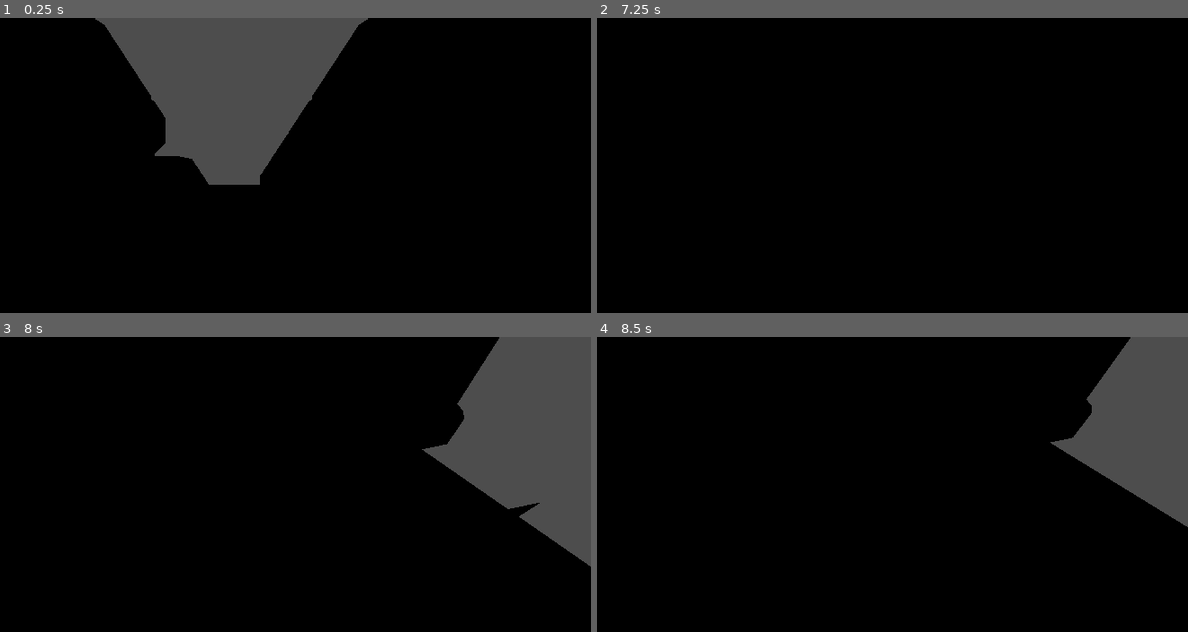
Above: before the commit, frames 1-4 (two rows, left to right).
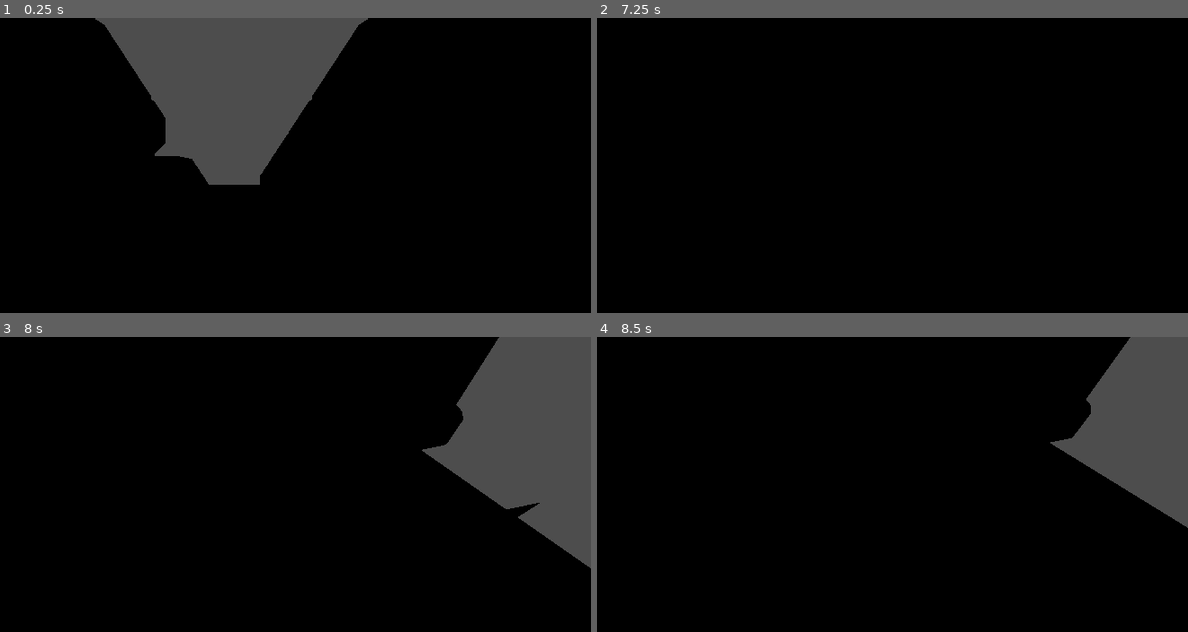
Above: after the commit, the same moments.

Repository: shionn/DungeonsOfWhisperia
Game: Godot game, scene res://Dungeon0.tscn
The game is run twice, just before and just after one commit, with the same random seed, the same clock (stepped at 60 frames per second) and the same inputs.
Inputs (mouse positions are in pixels of both pictures, inside the frame that each line leads up to):
- Up to frame 1 (0.25 s): no input
- Up to frame 2 (7.25 s): tap Enter at 0.5, 5, 6.5 s; move the mouse to (987, 197) at 0.52 s; hold D (move_right) 0.53-1.28 s; hold Right mouse button (move_camera) 0.53-1.28 s; click (987, 197) at 0.8 s; tap Space at 1.25, 5.75 s; move the mouse to (792, 221) at 1.27 s; hold S (move_back) 1.28-2.03 s; click (792, 221) at 1.35 s; right-click (792, 221) at 1.55 s; move the mouse to (898, 130) at 2.02 s; hold Right mouse button (move_camera) 2.03-2.78 s; hold D (move_right) 2.03-3.53 s; click (898, 130) at 2.3 s; move the mouse to (821, 224) at 2.77 s; tap W (move_front) at 2.85, 6.6 s; right-click (821, 224) at 3.05 s; move the mouse to (1046, 280) at 3.52 s; hold A (move_left) 3.53-5.03 s; click (1046, 280) at 3.6 s; move the mouse to (614, 159) at 4.27 s; right-click (614, 159) at 4.35 s; click (614, 159) at 4.42 s; move the mouse to (862, 218) at 5.02 s; hold S (move_back) 5.03-5.78 s; click (862, 218) at 5.1 s; move the mouse to (721, 118) at 5.77 s; hold D (move_right) from 5.78 s (still down); right-click (721, 118) at 5.85 s; click (721, 118) at 5.92 s; move the mouse to (987, 197) at 6.52 s; click (987, 197) at 6.8 s
- Up to frame 3 (8 s): keep holding D (move_right); tap Space at 7.25 s; move the mouse to (88, 558) at 7.27 s; click (88, 558) at 7.35 s; right-click (88, 558) at 7.55 s
- Up to frame 4 (8.5 s): move the mouse to (898, 449) at 8.02 s; release D (move_right) at 8.03 s; hold S (move_back) from 8.03 s (still down); hold Right mouse button (move_camera) from 8.03 s (still down); click (898, 449) at 8.3 s

Frames 1-2 are identical in both runs. In frame 3, 0.2% of the frame differs, in the area x 71-100%, y 0-79%; in frame 4, less than 0.1%.

Commit message:
Le joueur fait des animations d'attaque

Diff:
--- a/Dungeon0.tscn
+++ b/Dungeon0.tscn
@@ -1,5 +1,6 @@
 [gd_scene format=3 uid="uid://biry1imi3i5lg"]
 
+[ext_resource type="PackedScene" uid="uid://ddvg2rw2bunm2" path="res://Player.tscn" id="1_3uggc"]
 [ext_resource type="PackedScene" uid="uid://bwsb5rrn4rx5v" path="res://assets/kaykit/dungeon/floor/large/floor_tile_large.gltf.glb" id="1_acsvp"]
 [ext_resource type="PackedScene" uid="uid://ckdwjb642168f" path="res://assets/kaykit/dungeon/floor/large/floor_dirt_large.gltf.glb" id="2_yxr20"]
 [ext_resource type="PackedScene" uid="uid://c2gmjs5iylgc4" path="res://assets/kaykit/dungeon/wall/corner/wall_corner.gltf.glb" id="3_aalsr"]
@@ -14,13 +15,7 @@
 [ext_resource type="PackedScene" uid="uid://bsejwqpsa75o3" path="res://assets/kaykit/dungeon/wall/doorway/wall_doorway_Tsplit.gltf.glb" id="11_y04yx"]
 [ext_resource type="PackedScene" uid="uid://cffasie2ooey4" path="res://assets/kaykit/dungeon/wall/straight/wall_gated.gltf.glb" id="12_yxr20"]
 [ext_resource type="PackedScene" uid="uid://6vgbf4prfq4h" path="res://assets/kaykit/dungeon/bed/bed_floor.gltf.glb" id="13_aalsr"]
-[ext_resource type="Script" uid="uid://crpe0nst55m8b" path="res://PlayerG.gd" id="14_rhsgf"]
-[ext_resource type="PackedScene" uid="uid://hykjt2jo4gmo" path="res://assets/kaykit/character/Rogue_Hooded.glb" id="15_3uggc"]
 [ext_resource type="PackedScene" uid="uid://dvd4uuprholj6" path="res://fragment/monsters/Monster.tscn" id="18_5ip2l"]
-
-[sub_resource type="CapsuleShape3D" id="CapsuleShape3D_qs2cd"]
-radius = 0.6
-height = 2.2
 
 [sub_resource type="NavigationMesh" id="NavigationMesh_qs2cd"]
 vertices = PackedVector3Array(10, 0, 1, -10, 0, 1, 10, 0, -1, -10, 0, -1)
@@ -72,18 +67,7 @@
 
 [node name="Dungeon01" type="Node3D" unique_id=266448183]
 
-[node name="Player" type="CharacterBody3D" parent="." unique_id=1576617350]
-script = ExtResource("14_rhsgf")
-
-[node name="CollisionShape3D" type="CollisionShape3D" parent="Player" unique_id=1314389310]
-transform = Transform3D(1, 0, 0, 0, 1, 0, 0, 0, 1, 0, 1.1, 0)
-shape = SubResource("CapsuleShape3D_qs2cd")
-
-[node name="Rogue_Hooded" parent="Player" unique_id=2047607489 instance=ExtResource("15_3uggc")]
-transform = Transform3D(-4.371139e-08, 0, 1, 0, 1, 0, -1, 0, -4.371139e-08, 0, 0, 0)
-
-[node name="Camera3D" type="Camera3D" parent="Player" unique_id=836684446]
-transform = Transform3D(-4.371139e-08, 0, -1, 0, 1, 0, 1, 0, -4.371139e-08, 0, 1.7, 0)
+[node name="Player" parent="." unique_id=384338158 instance=ExtResource("1_3uggc")]
 
 [node name="walls" type="Node3D" parent="." unique_id=1311694527]
 transform = Transform3D(1, 0, 0, 0, 1, 0, 0, 0, 1, -2, 0, -2)
--- /dev/null
+++ b/Game.tscn
@@ -0,0 +1,3 @@
+[gd_scene format=3 uid="uid://eofhdswtqbj7"]
+
+[node name="World" type="Node2D" unique_id=1656691520]
--- /dev/null
+++ b/Gui.tscn
@@ -0,0 +1,9 @@
+[gd_scene format=3 uid="uid://dpbieqlycbivt"]
+
+[node name="Gui" type="Control" unique_id=679884730]
+layout_mode = 3
+anchors_preset = 15
+anchor_right = 1.0
+anchor_bottom = 1.0
+grow_horizontal = 2
+grow_vertical = 2
--- /dev/null
+++ b/Player.tscn
@@ -0,0 +1,26 @@
+[gd_scene format=3 uid="uid://ddvg2rw2bunm2"]
+
+[ext_resource type="Script" uid="uid://crpe0nst55m8b" path="res://PlayerG.gd" id="1_kpjcp"]
+[ext_resource type="PackedScene" uid="uid://hykjt2jo4gmo" path="res://assets/kaykit/character/Rogue_Hooded.glb" id="2_kne1u"]
+
+[sub_resource type="CapsuleShape3D" id="CapsuleShape3D_qs2cd"]
+radius = 0.6
+height = 2.2
+
+[node name="Player" type="CharacterBody3D" unique_id=384338158]
+script = ExtResource("1_kpjcp")
+
+[node name="CollisionShape3D" type="CollisionShape3D" parent="." unique_id=1054408802]
+transform = Transform3D(1, 0, 0, 0, 1, 0, 0, 0, 1, 0, 1.1, 0)
+shape = SubResource("CapsuleShape3D_qs2cd")
+
+[node name="Rogue_Hooded" parent="." unique_id=2047607489 instance=ExtResource("2_kne1u")]
+transform = Transform3D(-4.371139e-08, 0, 1, 0, 1, 0, -1, 0, -4.371139e-08, 0, 0, 0)
+
+[node name="Camera3D" type="Camera3D" parent="." unique_id=915266410]
+transform = Transform3D(-4.371139e-08, 0, -1, 0, 1, 0, 1, 0, -4.371139e-08, 0, 1.7, 0)
+
+[node name="AtkTimer" type="Timer" parent="." unique_id=926619263]
+one_shot = true
+
+[connection signal="timeout" from="AtkTimer" to="." method="_on_atk_timer_timeout"]
--- a/PlayerG.gd
+++ b/PlayerG.gd
@@ -1,10 +1,16 @@
 class_name PlayerG
 extends CharacterBody3D
 
+enum State { ATTACK, MOVE, IDLE }
+
 @onready var _character = $Rogue_Hooded as Node3D
 @onready var _animation = $Rogue_Hooded/AnimationPlayer as AnimationPlayer
+@onready var _atkTimer = $AtkTimer as Timer
 
-var movement_speed: float = 4.0
+const _movement_speed: float = 4.0
+const _max_range: float = 20
+const _atk_range: float = 2
+var _state : State = State.MOVE
 
 func _ready() -> void:
 	$"Rogue_Hooded/Rig/Skeleton3D/handslot_r/Throwable".hide()
@@ -13,6 +19,30 @@
 	$Rogue_Hooded/Rig/Skeleton3D/Rogue_Head_Hooded.hide()
 
 func _physics_process(delta: float) -> void:
+	match _state :
+		State.MOVE:
+			if Input.is_action_just_released("attack") :
+				var camera = get_viewport().get_camera_3d()
+				var center = get_viewport().get_visible_rect().size/2
+				var from = camera.project_ray_origin(center)
+				var to = from + camera.project_ray_normal(center) * _max_range
+				var query = PhysicsRayQueryParameters3D.create(from,to, 256)
+				var result = get_world_3d().direct_space_state.intersect_ray(query)
+				if result :
+					var monster : Monster = result["collider"]
+					print(monster)
+					if self.global_position.distance_to(monster.global_position) < _atk_range :
+						_animation.play("Dualwield_Melee_Attack_Chop")
+						_atkTimer.start()
+						_state = State.ATTACK
+						_character.rotation.y = get_viewport().get_camera_3d().rotation.y+deg_to_rad(180)
+						velocity = Vector3.ZERO
+			else :
+				_handle_move_input()
+
+	move_and_slide()
+
+func _handle_move_input() -> void:
 	var input_dir := Input.get_vector("move_left", "move_right", "move_front", "move_back")
 	if input_dir :
 		var cam_basis := get_viewport().get_camera_3d().get_global_transform().basis
@@ -20,8 +50,8 @@
 		direction.y = 0
 		direction = direction.normalized();
 		if direction:
-			velocity.x = direction.x * movement_speed
-			velocity.z = direction.z * movement_speed
+			velocity.x = direction.x * _movement_speed
+			velocity.z = direction.z * _movement_speed
 			_character.rotation.y = atan2(direction.x,direction.z)
 			_animation.play("Walking_A")
 		else:
@@ -31,10 +61,11 @@
 		velocity = Vector3.ZERO
 		_animation.play("Idle")
 
-	move_and_slide()
 
-const tilt_limit = deg_to_rad(50)
-const mouse_sensitivity = 0.01
+
+
+const _tilt_limit = deg_to_rad(50)
+const _mouse_sensitivity = 0.01
 var _previous_mouse_position : Vector2
 
 func _unhandled_input(event: InputEvent) -> void:
@@ -46,6 +77,10 @@
 		Input.warp_mouse(_previous_mouse_position)
 	elif event is InputEventMouseMotion and Input.is_action_pressed("move_camera"):
 		var camera = get_viewport().get_camera_3d()
-		camera.rotation.x -= event.relative.y * mouse_sensitivity
-		camera.rotation.x = clampf(camera.rotation.x, -tilt_limit, tilt_limit)
-		camera.rotation.y += -event.relative.x * mouse_sensitivity
+		camera.rotation.x -= event.relative.y * _mouse_sensitivity
+		camera.rotation.x = clampf(camera.rotation.x, -_tilt_limit, _tilt_limit)
+		camera.rotation.y += -event.relative.x * _mouse_sensitivity
+
+
+func _on_atk_timer_timeout() -> void:
+	_state = State.MOVE
--- /dev/null
+++ b/World.tscn
@@ -0,0 +1,10 @@
+[gd_scene format=3 uid="uid://chj6or7vh11ry"]
+
+[ext_resource type="PackedScene" uid="uid://biry1imi3i5lg" path="res://Dungeon0.tscn" id="1_c6gwx"]
+[ext_resource type="PackedScene" uid="uid://dpbieqlycbivt" path="res://Gui.tscn" id="2_2dftf"]
+
+[node name="World" type="Node3D" unique_id=1017407997]
+
+[node name="Dungeon01" parent="." unique_id=266448183 instance=ExtResource("1_c6gwx")]
+
+[node name="Gui" parent="." unique_id=679884730 instance=ExtResource("2_2dftf")]
--- a/fragment/monsters/Monster.gd
+++ b/fragment/monsters/Monster.gd
@@ -18,8 +18,6 @@
 
 var _action : Action = Action.IDLE
 var _on_gcd : bool = false
-
-
 
 func _ready() -> void:
 	model = MonsterModel.new(model_file, self)
--- a/fragment/monsters/Monster.tscn
+++ b/fragment/monsters/Monster.tscn
@@ -7,6 +7,7 @@
 height = 2.2
 
 [node name="Monster" type="CharacterBody3D" unique_id=706438754]
+collision_layer = 257
 script = ExtResource("1_lqdau")
 
 [node name="CollisionShape3D" type="CollisionShape3D" parent="." unique_id=1253204839]
--- a/project.godot
+++ b/project.godot
@@ -42,6 +42,11 @@
 "events": [Object(InputEventMouseButton,"resource_local_to_scene":false,"resource_name":"","device":-1,"window_id":0,"a …(253 unchanged characters)…
 ]
 }
+attack={
+"deadzone": 0.2,
+"events": [Object(InputEventMouseButton,"resource_local_to_scene":false,"resource_name":"","device":-1,"window_id":0,"alt_pressed":false,"shift_pressed":false,"ctrl_pressed":false,"meta_pressed":false,"button_mask":0,"position":Vector2(0, 0),"global_position":Vector2(0, 0),"factor":1.0,"button_index":1,"canceled":false,"pressed":false,"double_click":false,"script":null)
+]
+}
 
 [physics]
 
Not shown, changed: ReadMe.md
